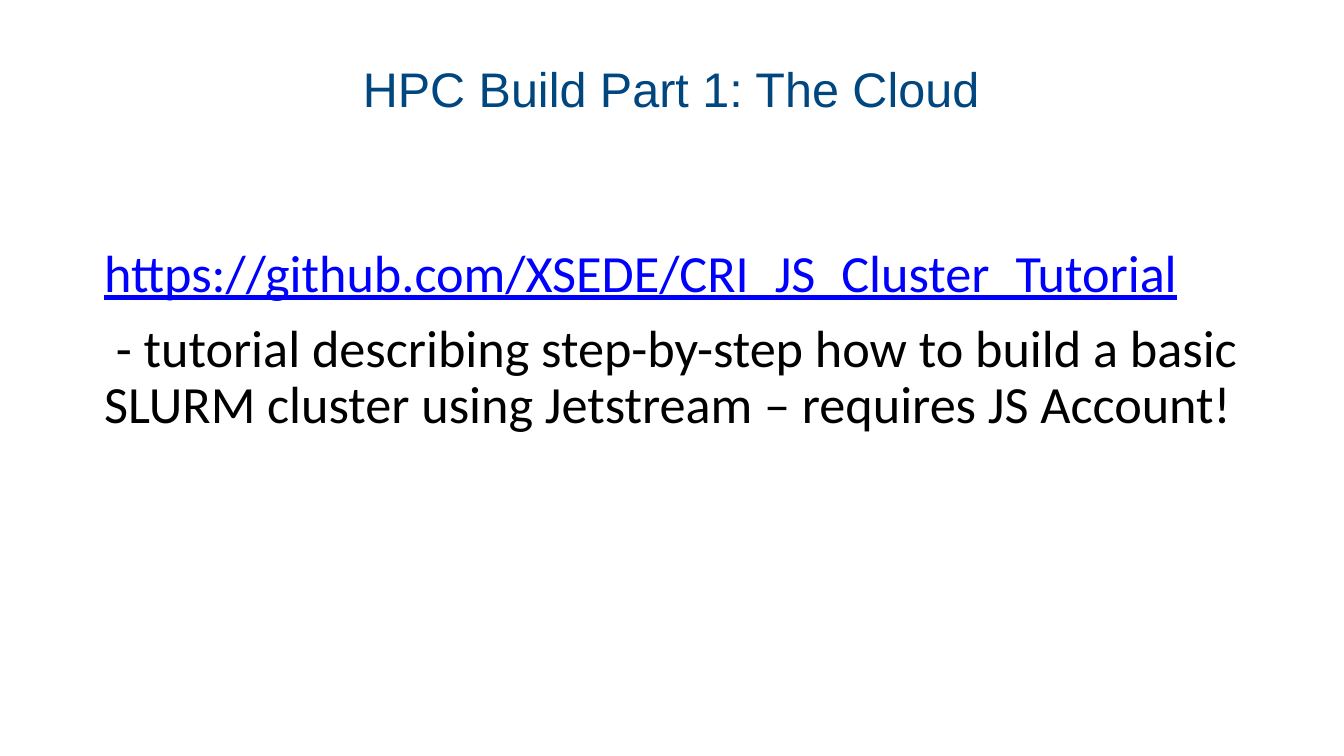
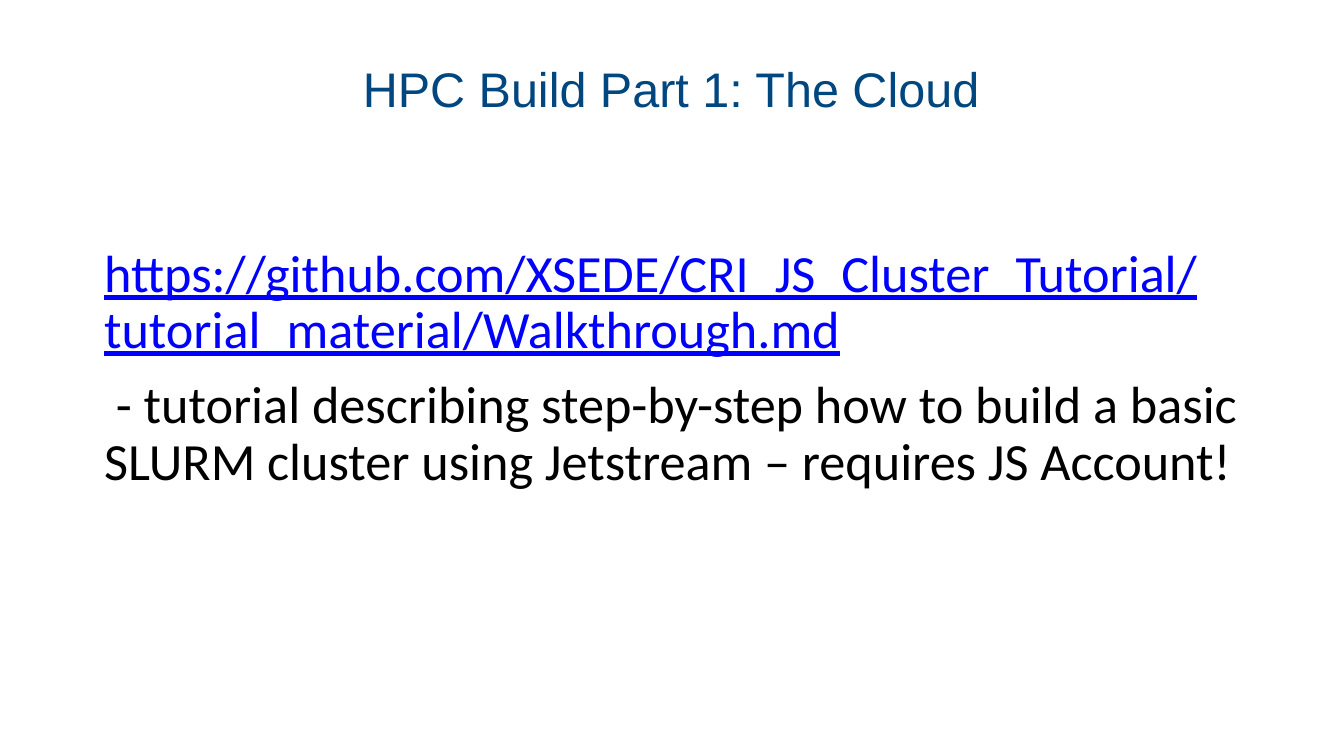
Before and after one commit to XSEDE/CRI_JS_Cluster_Tutorial, a slide deck: slide 15 of tutorial_material/Cluster_Tutorial_Slides.pptx. Drawn at 1344x756 pixels with LibreOffice and Linux fonts; fonts in the diff are those of the drawing; background and template pictures are left out. Boxes give left, top, right and bottom in pixels: in the first picture for what was removed or moved away, otherwise in the second. Text is boxed around its words. In the diff, an @@ line names an element or a change of style, - is before the commit and + after.

```diff
--- a/tutorial_material/Cluster_Tutorial_Slides.pptx
+++ b/tutorial_material/Cluster_Tutorial_Slides.pptx
@@ text at (x1=104, y1=255, x2=1197, y2=357): text changed @@
-https://github.com/XSEDE/CRI_JS_Cluster_Tutorial
+https://github.com/XSEDE/CRI_JS_Cluster_Tutorial/tutorial_material/Walkthrough.md
```
Also in this commit, not shown: 1 other slide changed.
